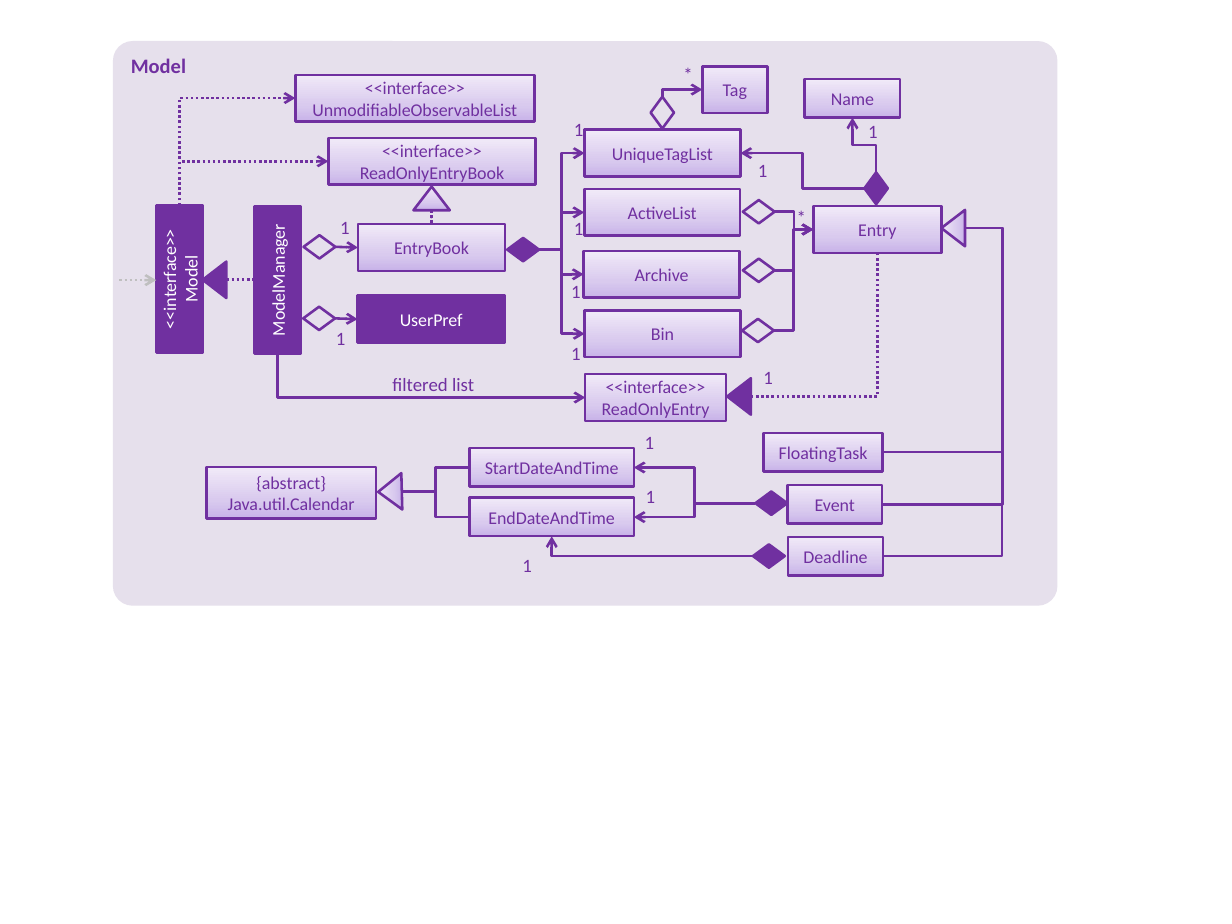
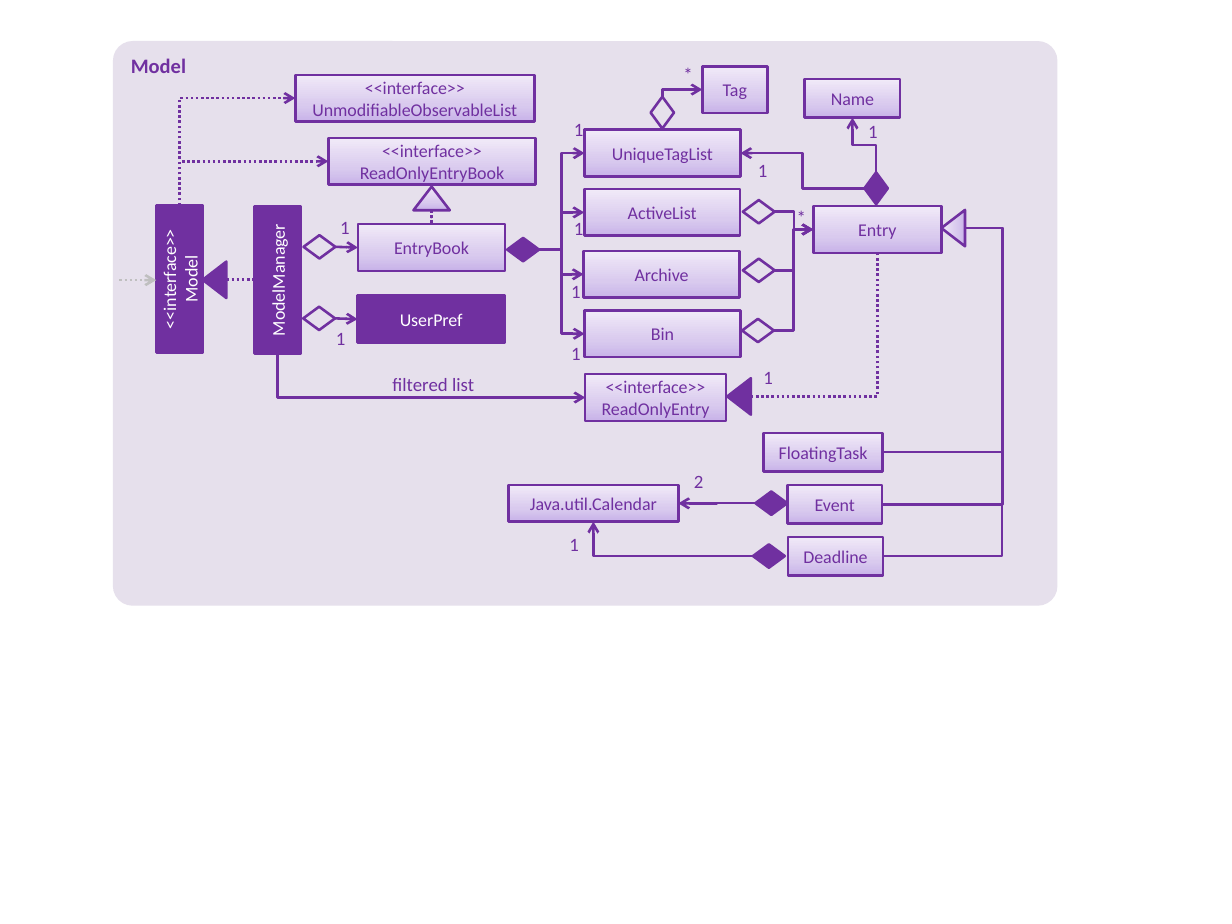
Before and after one commit to CS2103JUN2017-T2/addressbook-level4, a slide deck: slide 2 of docs/diagrams/ModelComponentClassDiagram.pptx. Drawn at 1232x924 pixels with LibreOffice and Linux fonts; fonts in the diff are those of the drawing. Boxes give left, top, right and bottom in pixels: in the first picture for what was removed or moved away, otherwise in the second. Text is boxed around its words. In the diff, an @@ line names an element or a change of style, - is before the commit and + after.

Commit message:
Update Model class diagram.

```diff
--- a/docs/diagrams/ModelComponentClassDiagram.pptx
+++ b/docs/diagrams/ModelComponentClassDiagram.pptx
@@ rectangle removed at (469,448,633,487) @@
-StartDateAndTime
@@ text removed at (645,437,655,449) @@
-1
@@ text in rectangle at (256,476,326,492): paragraph removed @@
-{abstract}
@@ triangle removed at (378,472,403,510) @@
@@ elbow line removed from (469, 467) to (402, 492) @@
@@ elbow arrow removed from (755, 503) to (633, 467) @@
@@ text at (694,476,704,488): text changed @@
-1
+2
@@ elbow line removed from (469, 517) to (402, 492) @@
@@ rectangle removed at (469,498,633,536) @@
-EndDateAndTime
@@ rectangle "Java.util.Calendar": place and size @@
-rectangle "Java.util.Calendar" at (206,467,376,519)
+rectangle "Java.util.Calendar" at (509,485,679,522)
@@ elbow arrow moved from (755, 503) - (633, 517) to (755, 503) - (679, 504) @@
@@ text "1": place and size @@
-text "1" at (522,560,532,572)
+text "1" at (569,539,579,551)
@@ elbow arrow moved from (753, 556) - (552, 536) to (753, 556) - (594, 521) @@
```
